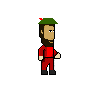
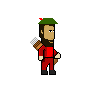
Before/after of a 100x100 layered artwork. What changed in the layer stack:
added layer "Layer 5" over 30, 37, 58, 65
